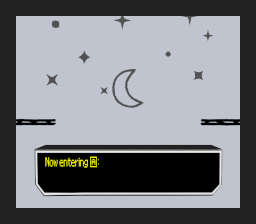
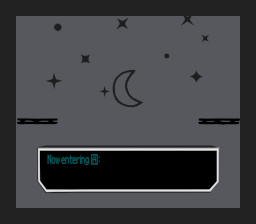
Comparing the layer stacks of the two 256x224 images. Changes:
added layer "Pasted Layer" above "unknown.png" over bbox(16, 16, 240, 208)
